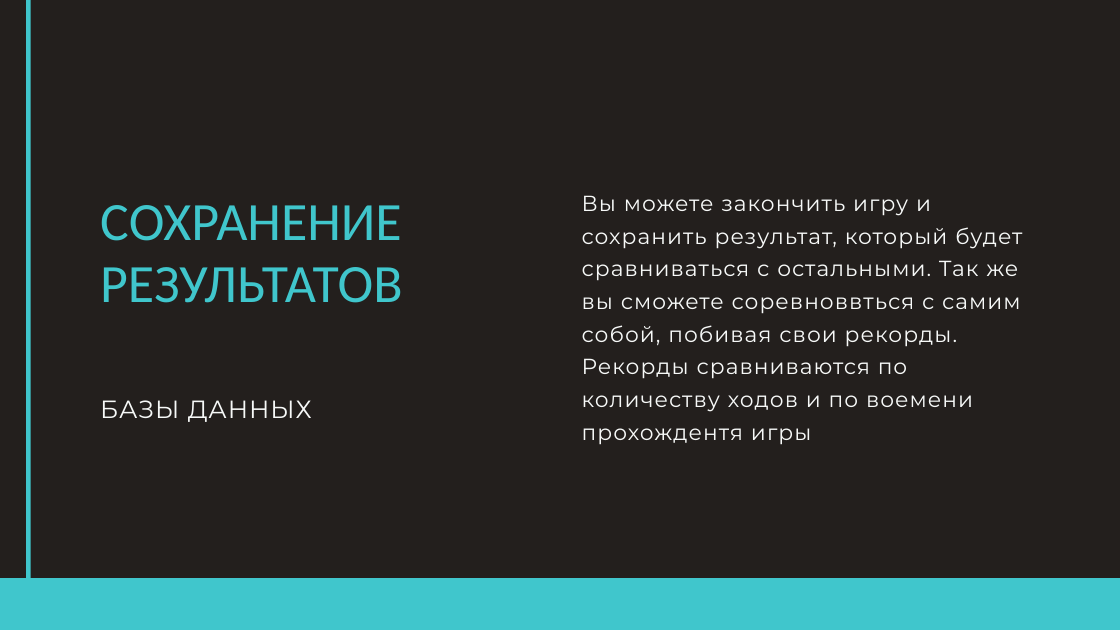
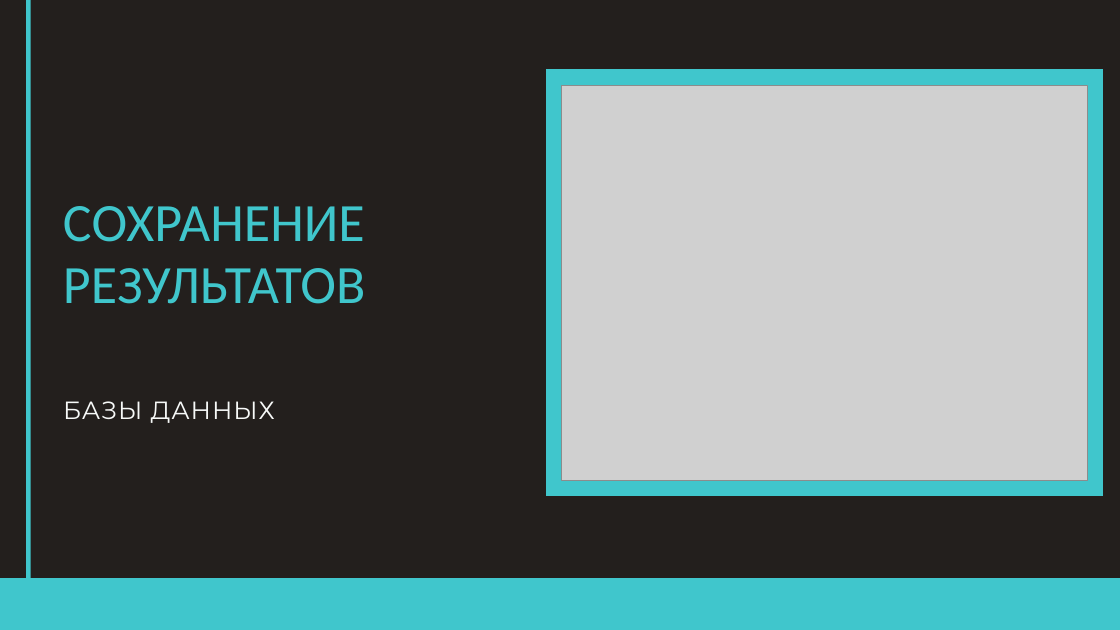
Before and after one commit to Nekro25/Alien-Miner, a slide deck: slide 10 of PRESENT/Инопланетный шахтер.pptx. Drawn at 1120x630 pixels with LibreOffice and Linux fonts; fonts in the diff are those of the drawing; grey boxes stand for pictures. Boxes give left, top, right and bottom in pixels: in the first picture for what was removed or moved away, otherwise in the second. Text is boxed around its words. In the diff, an @@ line names an element or a change of style, - is before the commit and + after.

Commit message:
PRESENTATION

```diff
--- a/PRESENT/Инопланетный шахтер.pptx
+++ b/PRESENT/Инопланетный шахтер.pptx
@@ freeform shape added at (545,69,1103,496), fill #40C6CC @@
@@ picture added at (561,85,1088,480) @@
@@ text "СОХРАНЕНИЕ РЕЗУЛЬТАТОВ": place and size @@
-text "СОХРАНЕНИЕ РЕЗУЛЬТАТОВ" at (100,205,402,303)
+text "СОХРАНЕНИЕ РЕЗУЛЬТАТОВ" at (63,206,365,304)
@@ text removed at (582,195,1022,445) @@
-Вы можете закончить игру и сохранить результат, который будет сравниваться с остальными. Так же вы сможете соревноввться с самим собой, побивая свои рекорды. Рекорды сравниваются по количеству ходов и по воемени прохождентя игры
@@ text "БАЗЫ ДАННЫХ": place and size @@
-text "БАЗЫ ДАННЫХ" at (100,400,312,422)
+text "БАЗЫ ДАННЫХ" at (63,401,275,423)
```
Also in this commit, not shown: 4 other slides changed, 4 slides added, 1 slide removed, 1 other file.
